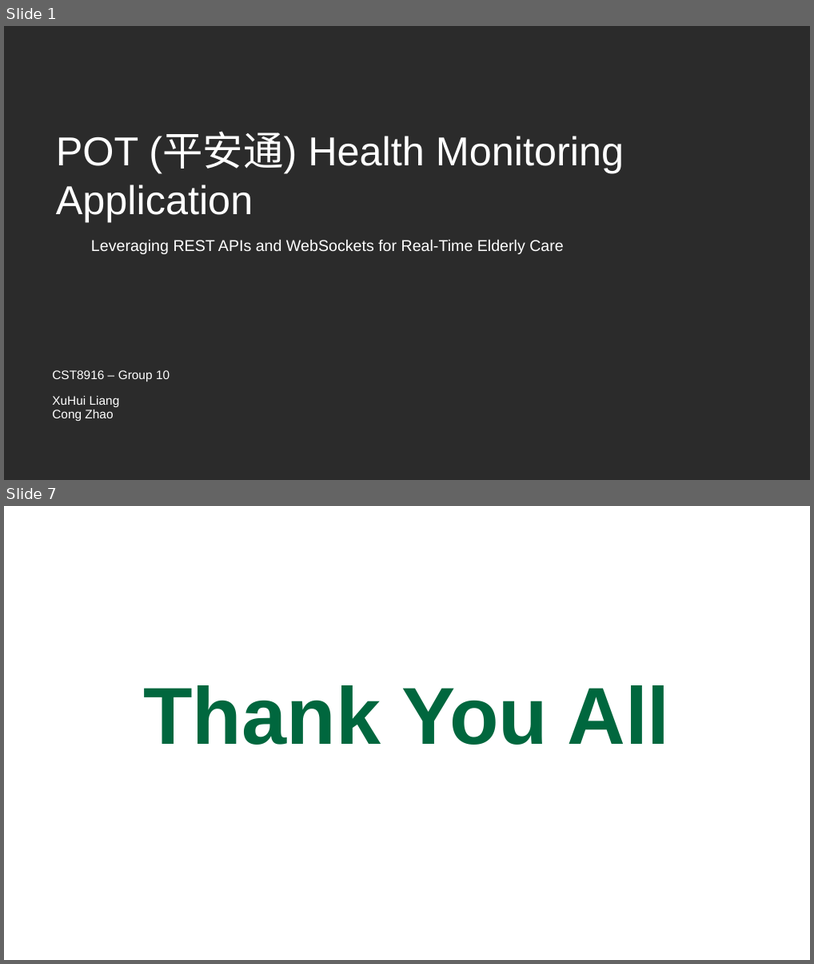
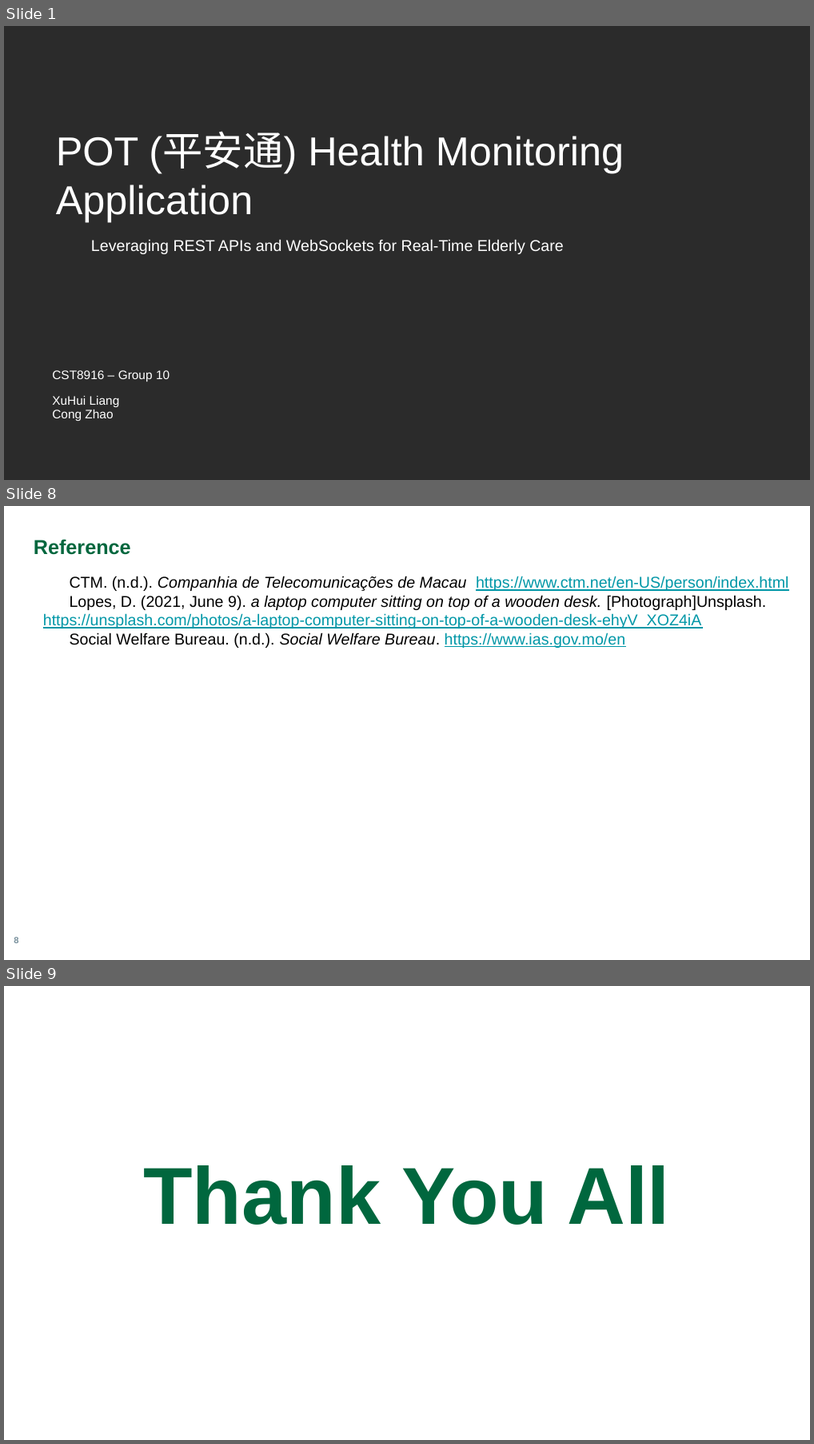
Before and after one commit to lian0138/CST8916_Assignment_1, a slide deck: Presentation.pptx. Shown one above the other, each under a label of ours: slides 1 and 7 before the commit, slides 1, 8 and 9 after it; the slides between them are not shown. The pictures are 814x964 and 814x1444 pixels, drawn with LibreOffice and Linux fonts; fonts in the diff are those of the drawing; background and template pictures are left out; a plain dark background stands for a picture behind light text. Boxes give left, top, right and bottom in pixels: in the first picture for what was removed or moved away, otherwise in the second. Text is boxed around its words. In the diff, an @@ line names an element or a change of style, - is before the commit and + after.

```diff
--- a/Presentation.pptx
+++ b/Presentation.pptx
@@ slide 8 added at (4, 506, 810, 960), background #FFFFFF @@
@@ text added at (34, 539, 131, 555), 18 pt, text #00673E, bold @@
+Reference
@@ text added at (43, 576, 790, 648), 14 pt, text #000000 @@
+CTM. (n.d.). Companhia de Telecomunicações de Macau https://www.ctm.net/en-US/person/index.html
+Lopes, D. (2021, June 9). a laptop computer sitting on top of a wooden desk. [Photograph]Unsplash. https://unsplash.com/photos/a-laptop-computer-sitting-on-top-of-a-wooden-desk-ehyV_XOZ4iA
+Social Welfare Bureau. (n.d.). Social Welfare Bureau. https://www.ias.gov.mo/en
@@ page number added at (14, 936, 18, 944), 8 pt, text #78909C, bold @@
+8
@@ what was slide 7 is now slide 9 @@
```
Also in this commit, not shown: 1 slide changed, 5 other slides added, 4 slides removed, 2 other files.
